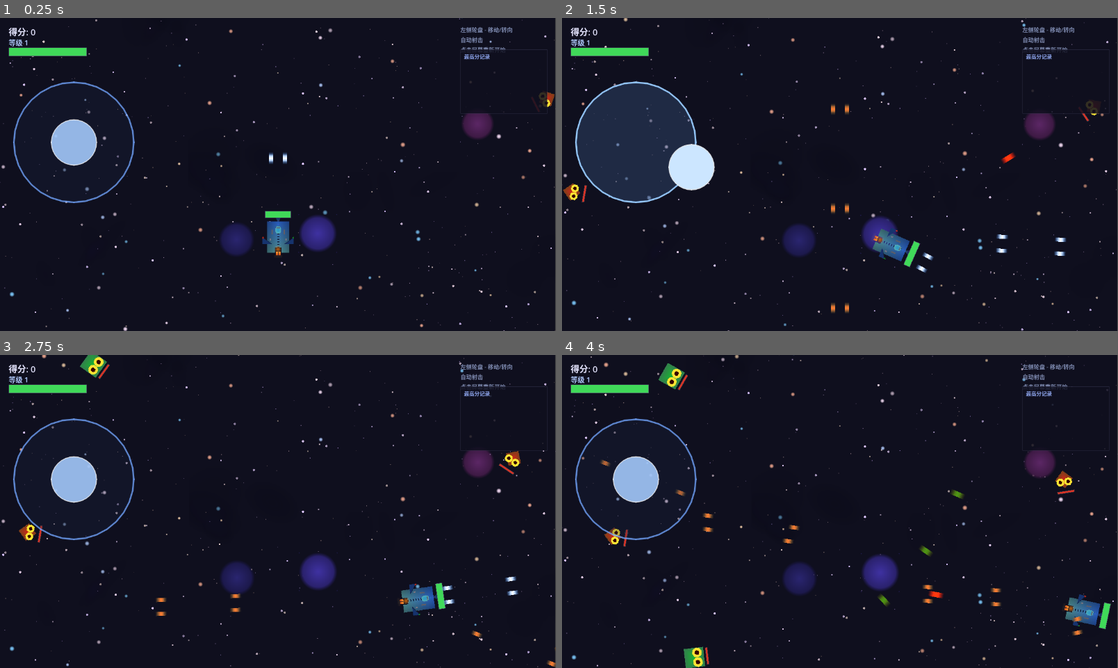
Above: before the commit, frames 1-4 (two rows, left to right).
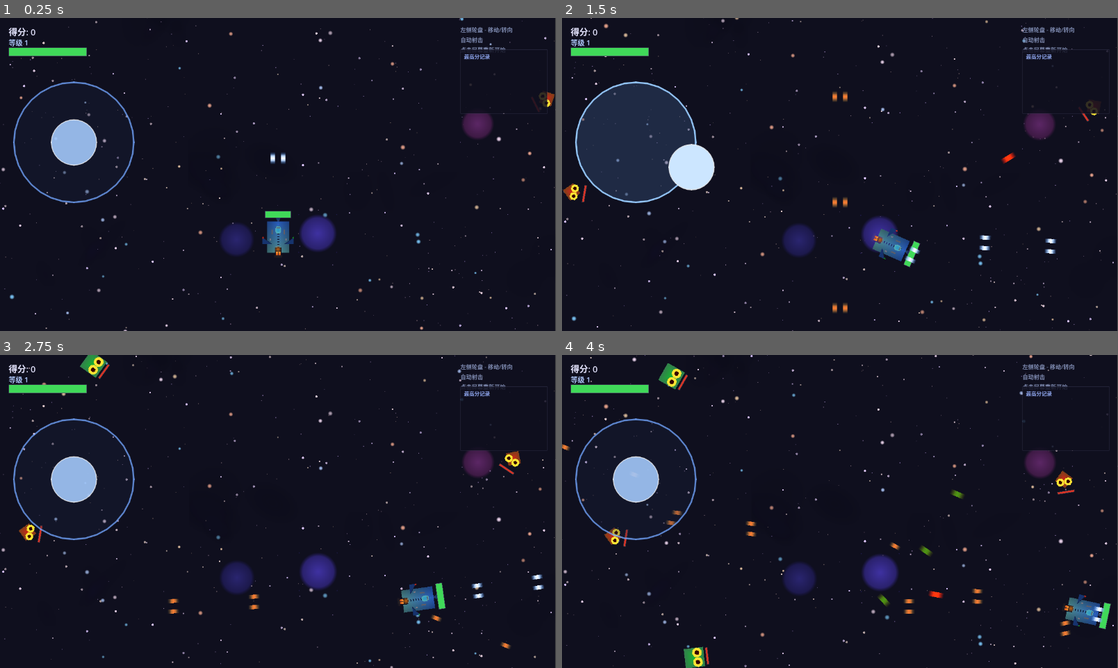
Above: after the commit, the same moments.

Repository: July-X/godot-game-one
Game: Godot game, scene res://scenes/main.tscn
Same seed, same stepped clock (60 frames per second), same inputs: the game is played once before the commit and once after it.
Inputs (mouse positions are in pixels of both pictures, inside the frame that each line leads up to):
- Up to frame 1 (0.25 s): no input
- Up to frame 2 (1.5 s): tap Enter at 0.5 s; move the mouse to (962, 158) at 0.52 s; tap R at 0.6 s; click (962, 158) at 0.67 s; drag from (728, 190) to (873, 237) at 1.27 s
- Up to frame 3 (2.75 s): move the mouse to (333, 442) at 2.02 s; tap R at 2.1 s; click (333, 442) at 2.17 s
- Up to frame 4 (4 s): drag from (812, 574) to (1073, 458) at 2.77 s; move the mouse to (1006, 558) at 3.52 s; tap R at 3.6 s; click (1006, 558) at 3.67 s

The runs differ from the first frame. In frame 1, 1.1% of the frame differs, in the area x 0-100%, y 0-100%; in frame 2, 1.8%; in frame 3, 1.7%; in frame 4, 1.8%.

Commit message:
feat: 背景滚动速度提升2.5倍+子弹形态随等级丰富+属性上限15级
- main.gd: 视差背景速度 far:5→12 mid:10→24 near:16→40
- game_state.gd: 属性上限从5提升到15,每个拾取+1
  子弹数: min(2+level/3,8) 冷却: 0.3-level*0.018
- player.gd: 子弹3阶段形态
  level<4: 直线平行
  level4-7: 宽幅直线
  level8-11: 扇形散射
  level12+: 多角度扇形弹幕
- hud.gd: PowerUp栏max_value改为15

Diff:
--- a/scripts/game_state.gd
+++ b/scripts/game_state.gd
@@ -95,22 +95,21 @@
 	SFX.play_ui_confirm()
 	match type:
 		"spread":
-			shoot_level = min(shoot_level + 1, 5)
+			shoot_level = min(shoot_level + 1, 15)
 		"speed":
-			shoot_speed_level = min(shoot_speed_level + 1, 5)
+			shoot_speed_level = min(shoot_speed_level + 1, 15)
 		"power":
-			bullet_power_level = min(bullet_power_level + 1, 5)
+			bullet_power_level = min(bullet_power_level + 1, 15)
 		"heal":
 			heal(max(ceil(max_health * 0.1), 1))
 		"bomb":
-			## 清屏炸弹，由主场景处理
 			pass
 
 func get_bullet_count() -> int:
-	return min(1 + shoot_level, 6)
+	return min(2 + shoot_level / 3, 8)
 
 func get_shoot_cooldown() -> float:
-	return max(0.3 - shoot_speed_level * 0.04, 0.08)
+	return max(0.3 - shoot_speed_level * 0.018, 0.08)
 
 func get_bullet_damage() -> int:
 	return bullet_power_level
--- a/scripts/hud.gd
+++ b/scripts/hud.gd
@@ -82,7 +82,7 @@
 			container.add_child(label)
 			var bar := ProgressBar.new()
 			bar.custom_minimum_size = Vector2(60, 14)
-			bar.max_value = 5
+			bar.max_value = 15
 			bar.value = level
 			bar.modulate = labels[type].color
 			container.add_child(bar)
--- a/scripts/main.gd
+++ b/scripts/main.gd
@@ -35,7 +35,7 @@
 		_bg_color.color = Color(0.06, 0.06, 0.12, 1.0)
 		_bg_color.z_index = -100
 
-	var far_layer := {nodes = [], speed = 5.0}
+	var far_layer := {nodes = [], speed = 12.0}
 	for i in range(350):
 		var star := Sprite2D.new()
 		var b: float = randf_range(0.3, 0.7)
@@ -49,7 +49,7 @@
 		far_layer.nodes.append(star)
 	_bg_layers.append(far_layer)
 
-	var mid_layer := {nodes = [], speed = 10.0}
+	var mid_layer := {nodes = [], speed = 24.0}
 	for i in range(180):
 		var star := Sprite2D.new()
 		var b: float = randf_range(0.5, 0.9)
@@ -68,7 +68,7 @@
 		mid_layer.nodes.append(star)
 	_bg_layers.append(mid_layer)
 
-	var near_layer := {nodes = [], speed = 16.0}
+	var near_layer := {nodes = [], speed = 40.0}
 	for i in range(70):
 		var star := Sprite2D.new()
 		var b: float = randf_range(0.7, 1.0)
--- a/scripts/player.gd
+++ b/scripts/player.gd
@@ -182,19 +182,51 @@
 		base_angle = global_position.angle_to_point(mouse_pos)
 	var bullet_count: int = GameState.get_bullet_count()
 	var level: int = GameState.shoot_level
+	var damage: int = GameState.get_bullet_damage()
 
 	var engine_offset: Vector2 = Vector2.from_angle(base_angle) * 24
-	var cannon_spread: float = 14.0 + level * 2.0
 	var perp: Vector2 = Vector2(-sin(base_angle), cos(base_angle))
-	var positions: Array[float] = []
-	for i in range(bullet_count):
-		positions.append(-cannon_spread + i * (cannon_spread * 2.0 / max(bullet_count - 1, 1)))
-
-	for i in bullet_count:
-		var offset: Vector2 = perp * positions[i]
-		var bullet := _bullet_scene.instantiate()
-		get_tree().current_scene.add_child(bullet)
-		bullet.setup(global_position + engine_offset + offset, base_angle, GameState.get_bullet_damage(), true, level, 660.0)
+
+	if level >= 12:
+		var spread_angles: Array[float] = [-0.3, -0.15, 0.0, 0.15, 0.3]
+		for i in range(bullet_count):
+			var a: float = base_angle + spread_angles[i % spread_angles.size()] * (0.5 + (level - 12) * 0.1)
+			var spread_offset: float = (i - bullet_count / 2.0) * 18.0
+			var offset: Vector2 = perp * spread_offset
+			var bullet := _bullet_scene.instantiate()
+			get_tree().current_scene.add_child(bullet)
+			bullet.setup(global_position + engine_offset + offset, a, damage, true, level, 660.0)
+	elif level >= 8:
+		var max_spread: float = 16.0 + level
+		var positions: Array[float] = []
+		for i in range(bullet_count):
+			positions.append(-max_spread + i * (max_spread * 2.0 / max(bullet_count - 1, 1)))
+		for i in bullet_count:
+			var a: float = base_angle + positions[i] * 0.008
+			var offset: Vector2 = perp * positions[i]
+			var bullet := _bullet_scene.instantiate()
+			get_tree().current_scene.add_child(bullet)
+			bullet.setup(global_position + engine_offset + offset, a, damage, true, level, 660.0)
+	elif level >= 4:
+		var max_spread: float = 12.0 + level * 3.0
+		var positions: Array[float] = []
+		for i in range(bullet_count):
+			positions.append(-max_spread + i * (max_spread * 2.0 / max(bullet_count - 1, 1)))
+		for i in bullet_count:
+			var offset: Vector2 = perp * positions[i]
+			var bullet := _bullet_scene.instantiate()
+			get_tree().current_scene.add_child(bullet)
+			bullet.setup(global_position + engine_offset + offset, base_angle, damage, true, level, 660.0)
+	else:
+		var max_spread: float = 10.0 + level * 2.0
+		var positions: Array[float] = []
+		for i in range(bullet_count):
+			positions.append(-max_spread + i * (max_spread * 2.0 / max(bullet_count - 1, 1)))
+		for i in bullet_count:
+			var offset: Vector2 = perp * positions[i]
+			var bullet := _bullet_scene.instantiate()
+			get_tree().current_scene.add_child(bullet)
+			bullet.setup(global_position + engine_offset + offset, base_angle, damage, true, level, 660.0)
 
 	if _muzzle_flash:
 		_muzzle_flash.visible = true
